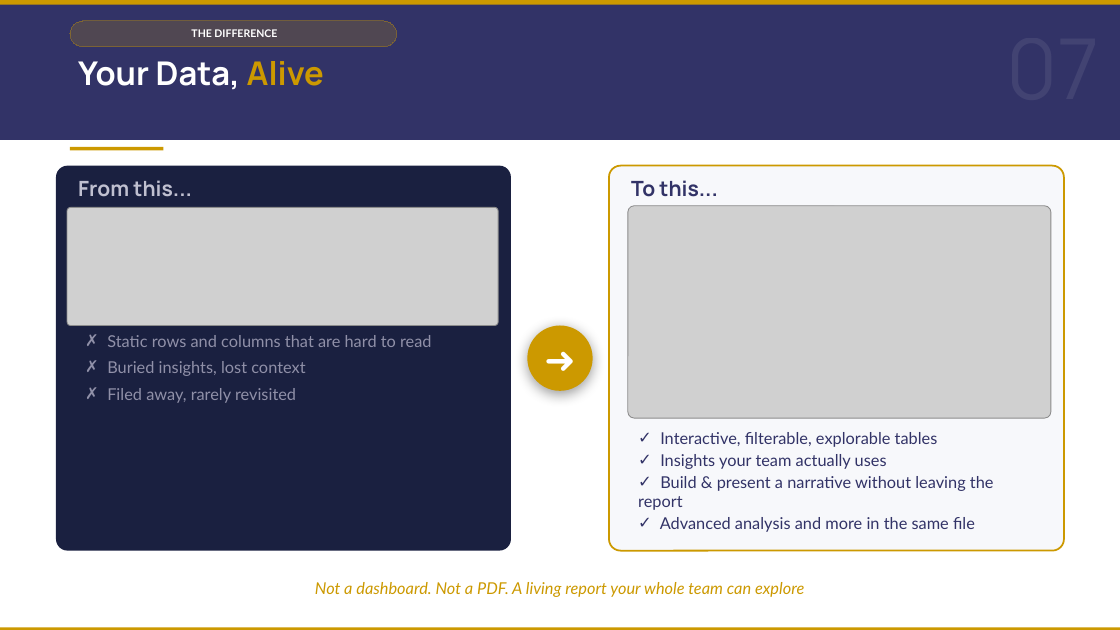
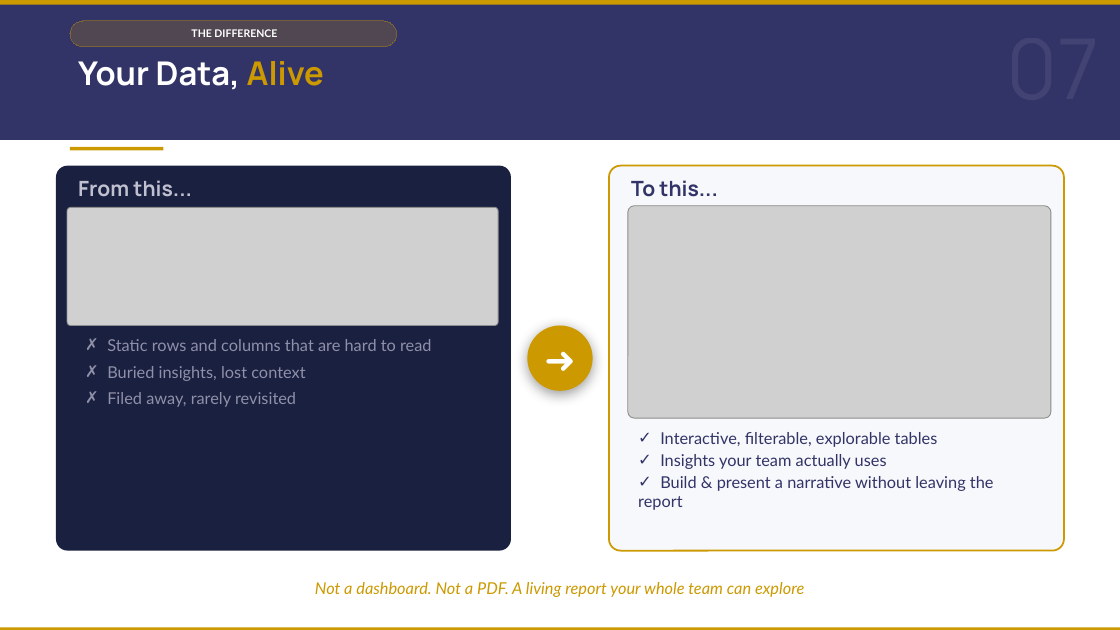
Before and after one commit to DuncanRBrett/Turas, a slide deck: slide 8 of docs/marketing/Introducing Turas to clients.pptx. Drawn at 1120x630 pixels with LibreOffice and Linux fonts; fonts in the diff are those of the drawing; grey boxes stand for pictures. Boxes give left, top, right and bottom in pixels: in the first picture for what was removed or moved away, otherwise in the second. Text is boxed around its words. In the diff, an @@ line names an element or a change of style, - is before the commit and + after.

Commit message:
commit marekting material update

```diff
--- a/docs/marketing/Introducing Turas to clients.pptx
+++ b/docs/marketing/Introducing Turas to clients.pptx
@@ text "Static rows and columns that ...": place and size @@
-text "Static rows and columns that ..." at bbox=[107, 335, 432, 403]
+text "Static rows and columns that ..." at bbox=[107, 339, 432, 407]
@@ text at bbox=[660, 517, 975, 532]: paragraph removed @@
-✓ Advanced analysis and more in the same file
```
